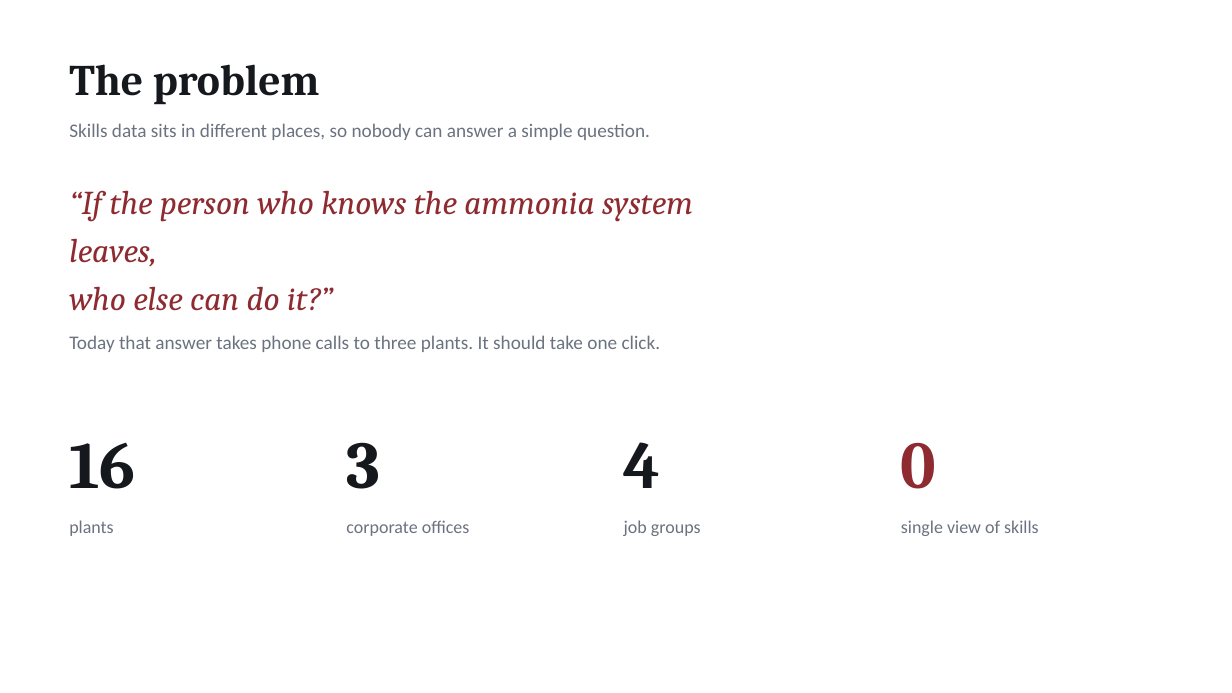
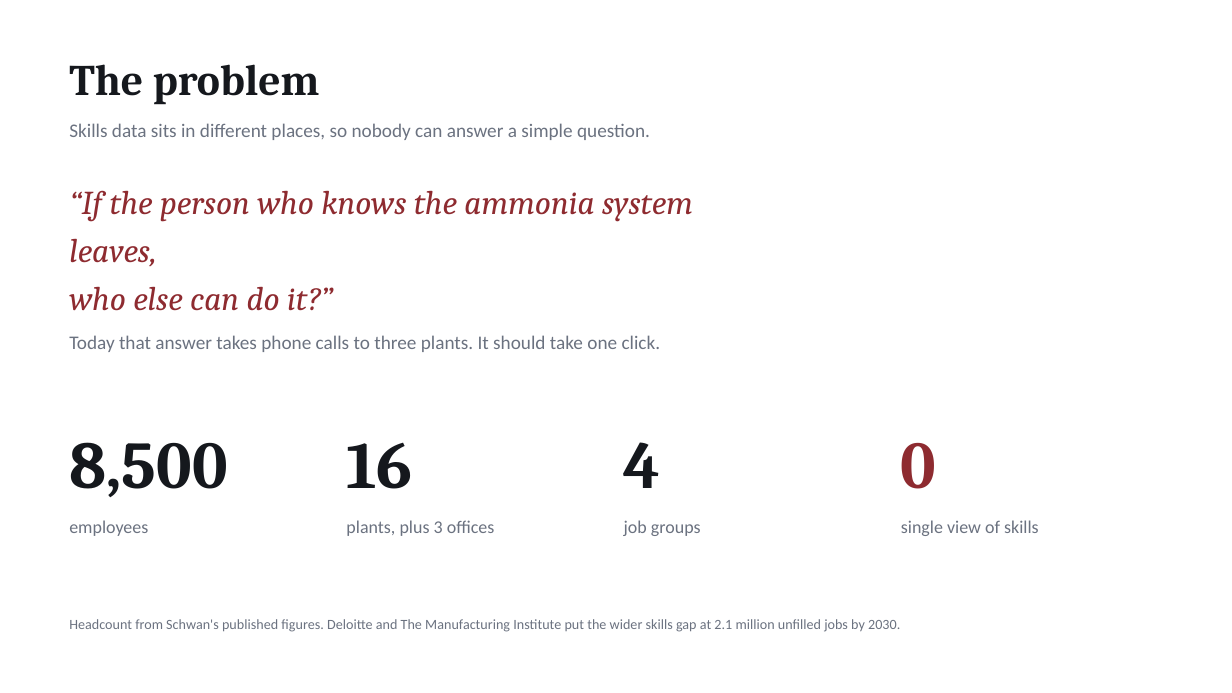
Before and after one commit to Aj-Networks/schwan_s, a slide deck: slide 2 of exports/Schwans_Pitch_Deck.pptx. Drawn at 1232x693 pixels with LibreOffice and Linux fonts; fonts in the diff are those of the drawing. Boxes give left, top, right and bottom in pixels: in the first picture for what was removed or moved away, otherwise in the second. Text is boxed around its words. In the diff, an @@ line names an element or a change of style, - is before the commit and + after.

```diff
--- a/exports/Schwans_Pitch_Deck.pptx
+++ b/exports/Schwans_Pitch_Deck.pptx
@@ text added at [69, 442, 227, 497], 52 pt, text #15181D, bold @@
+8,500
@@ text "16": place and size @@
-text "16" at [69, 442, 135, 489]
+text "16" at [346, 442, 412, 489]
@@ text removed at [346, 442, 380, 489] @@
-3
@@ text at [69, 520, 148, 536]: text changed @@
-plants
+employees
@@ text at [346, 520, 495, 536]: text changed @@
-corporate offices
+plants, plus 3 offices
@@ text added at [69, 619, 900, 632], 11 pt, text #6B7280 @@
+Headcount from Schwan's published figures. Deloitte and The Manufacturing Institute put the wider skills gap at 2.1 million unfilled jobs by 2030.
```
Also in this commit, not shown: 2 other slides changed, 1 other file.
